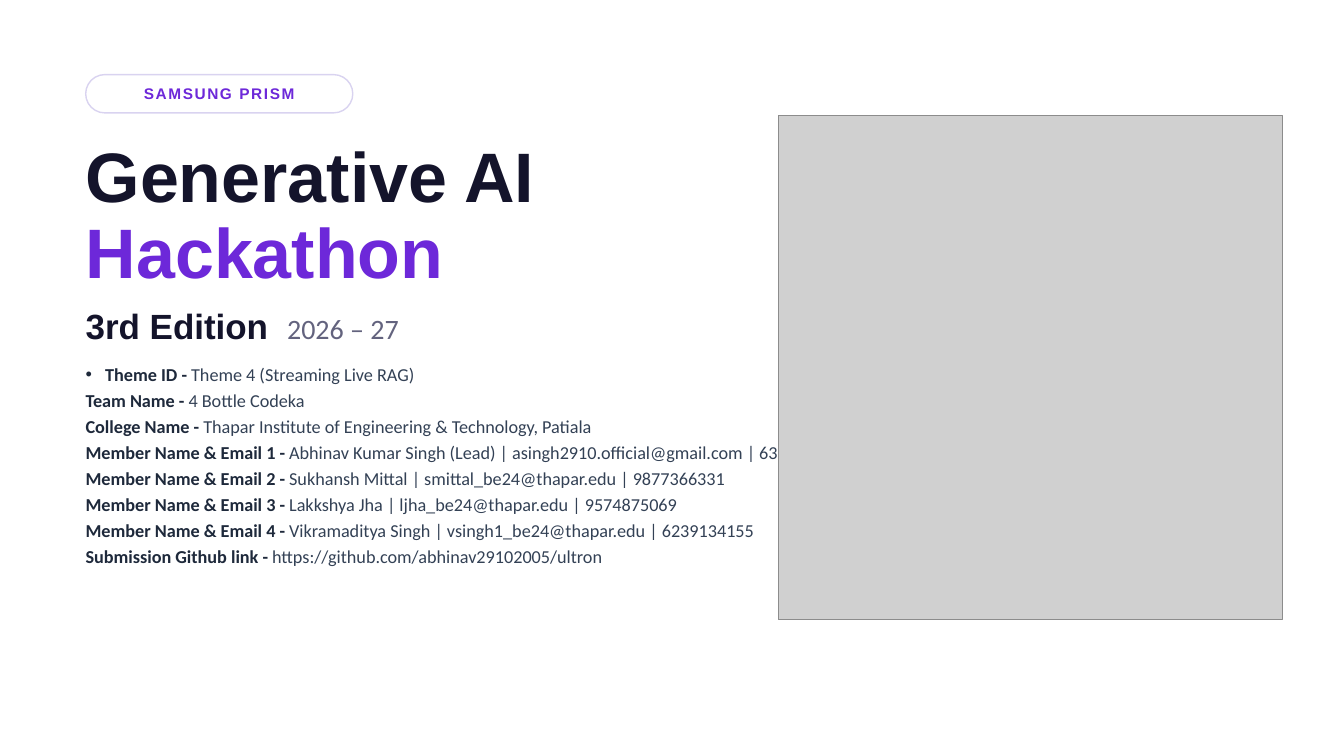
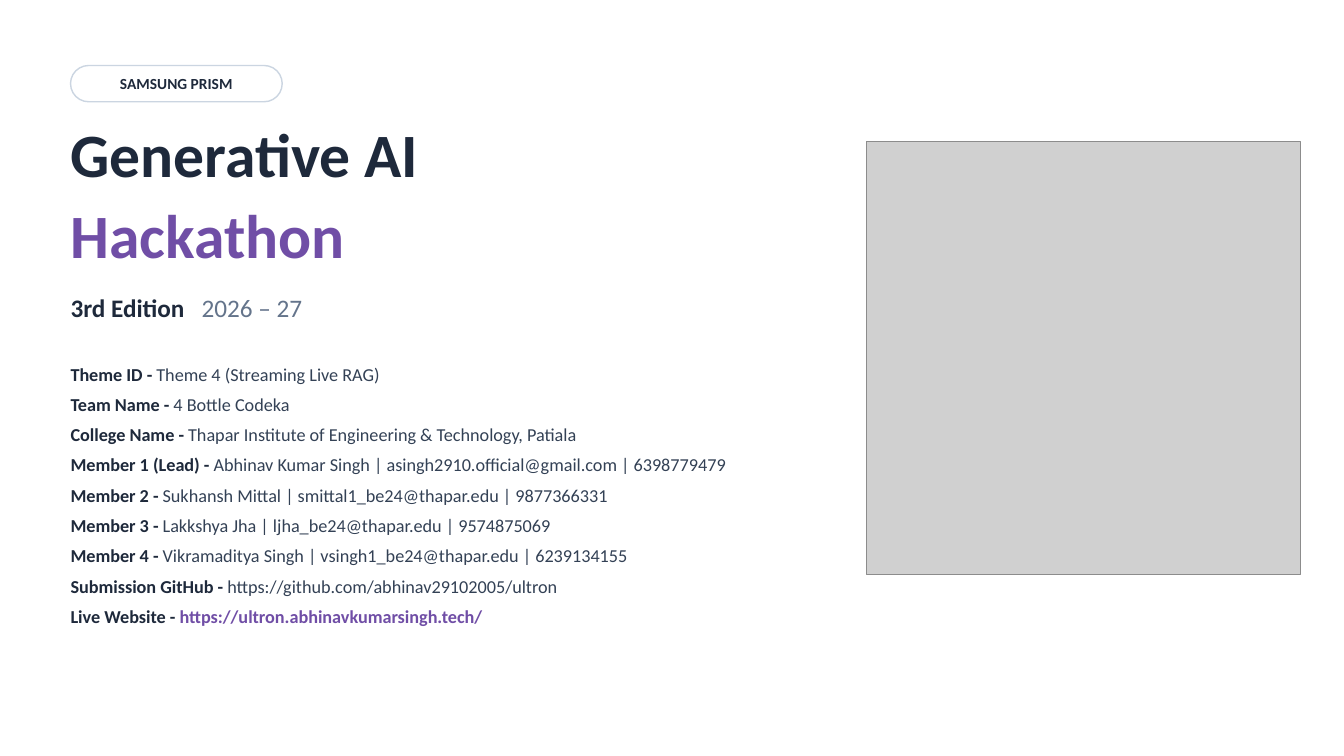
Before and after one commit to abhinav29102005/ultron, a slide deck: slide 1 of submission/Thapar_4_Bottle_Codeka_Submission.pptx. Drawn at 1344x756 pixels with LibreOffice and Linux fonts; fonts in the diff are those of the drawing; grey boxes stand for pictures. Boxes give left, top, right and bottom in pixels: in the first picture for what was removed or moved away, otherwise in the second. Text is boxed around its words. In the diff, an @@ line names an element or a change of style, - is before the commit and + after.

```diff
--- a/submission/Thapar_4_Bottle_Codeka_Submission.pptx
+++ b/submission/Thapar_4_Bottle_Codeka_Submission.pptx
@@ text "SAMSUNG PRISM" moved from (x1=144, y1=88, x2=294, y2=99) to (x1=120, y1=79, x2=233, y2=89) @@
@@ text "SAMSUNG PRISM" at (x1=120, y1=79, x2=233, y2=89): font Arial to Calibri, text colour #6D28D9 to #1E293B, letter spacing 1.1 to 0 pt @@
@@ rounded rectangle resized from (x1=86, y1=75, x2=353, y2=113) to (x1=71, y1=66, x2=282, y2=102) @@
@@ rounded rectangle at (x1=71, y1=66, x2=282, y2=102): outline #D9D3F0 1 pt to #CBD5E1 1 pt @@
@@ text "Generative AI" moved from (x1=86, y1=151, x2=534, y2=203) to (x1=71, y1=133, x2=419, y2=178) @@
@@ text "Generative AI" at (x1=71, y1=133, x2=419, y2=178): size 50 to 44 pt, font Arial to Calibri, text colour #14142B to #1E293B; vertical alignment middle to top @@
@@ picture resized from (x1=778, y1=116, x2=1282, y2=620) to (x1=867, y1=141, x2=1301, y2=575) @@
@@ text "Hackathon" moved from (x1=86, y1=227, x2=444, y2=279) to (x1=71, y1=215, x2=345, y2=259) @@
@@ text "Hackathon" at (x1=71, y1=215, x2=345, y2=259): size 50 to 44 pt, font Arial to Calibri, text colour #6D28D9 to #704EA6; vertical alignment middle to top @@
@@ text "3rd Edition 2026 – 27" moved from (x1=86, y1=313, x2=398, y2=340) to (x1=71, y1=299, x2=303, y2=317) @@
@@ text "3rd Edition 2026 – 27" at (x1=71, y1=299, x2=303, y2=317): size 25 to 18 pt, font Arial to Calibri, text colour #14142B to #1E293B in "3rd Edition"; size 20 to 18 pt, text colour #63637E to #64748B in "2026 – 27"; vertical alignment middle to top @@
@@ text at (x1=71, y1=368, x2=576, y2=444): bullet • to none; more space between paragraphs @@
@@ text "Theme ID - Theme 4 ..." moved from (x1=86, y1=368, x2=851, y2=566) to (x1=71, y1=368, x2=726, y2=626) @@
@@ text at (x1=71, y1=457, x2=726, y2=626): text changed @@
-Member Name & Email 1 - Abhinav Kumar Singh (Lead) | asingh2910.official@gmail.com | 6398779479
-Member Name & Email 2 - Sukhansh Mittal | smittal_be24@thapar.edu | 9877366331
-Member Name & Email 3 - Lakkshya Jha | ljha_be24@thapar.edu | 9574875069
-Member Name & Email 4 - Vikramaditya Singh | vsingh1_be24@thapar.edu | 6239134155
-Submission Github link - https://github.com/abhinav29102005/ultron
+Member 1 (Lead) - Abhinav Kumar Singh | asingh2910.official@gmail.com | 6398779479
+Member 2 - Sukhansh Mittal | smittal1_be24@thapar.edu | 9877366331
+Member 3 - Lakkshya Jha | ljha_be24@thapar.edu | 9574875069
+Member 4 - Vikramaditya Singh | vsingh1_be24@thapar.edu | 6239134155
+Submission GitHub - https://github.com/abhinav29102005/ultron
+Live Website - https://ultron.abhinavkumarsingh.tech/
```
Also in this commit, not shown: 10 other slides changed, 1 slide added, 1 slide removed, 3 other files.
